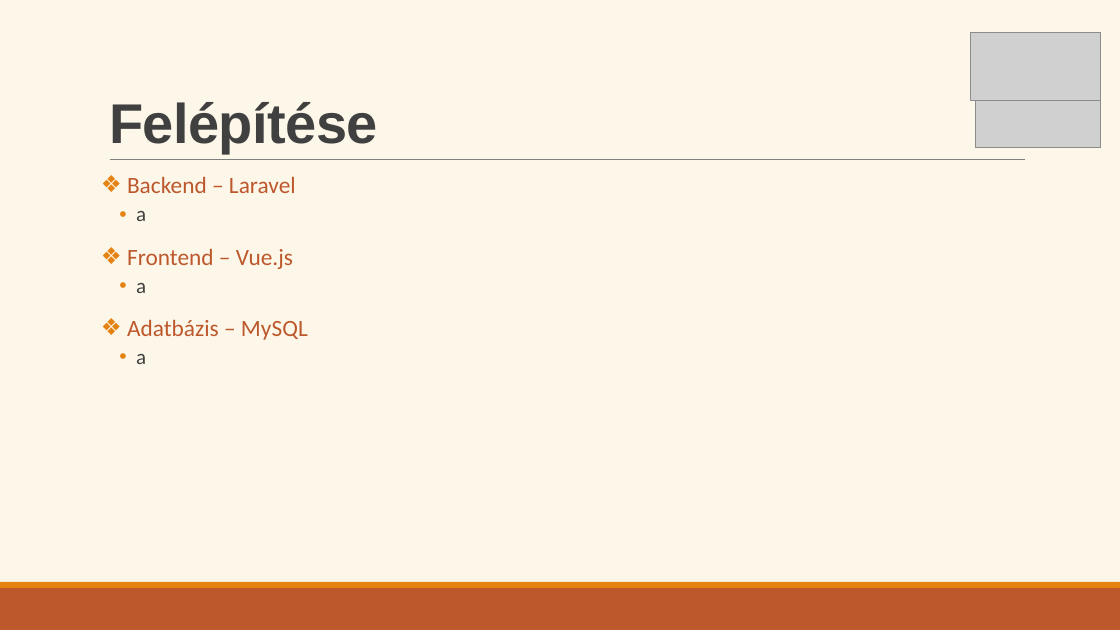
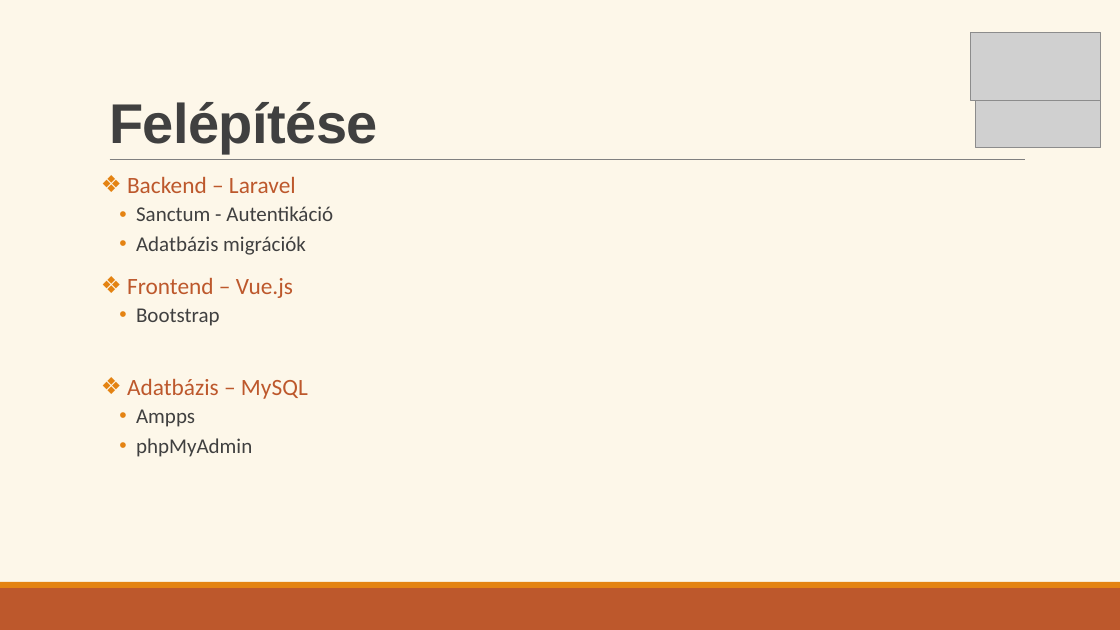
Before and after one commit to Ella50/13_S1_1_vizsgaremek, a slide deck: slide 6 of Dokumentációhoz/Prezentáció/eMenza_AtkariAriella_FarkasDominik.pptx. Drawn at 1120x630 pixels with LibreOffice and Linux fonts; fonts in the diff are those of the drawing; grey boxes stand for pictures. Boxes give left, top, right and bottom in pixels: in the first picture for what was removed or moved away, otherwise in the second. Text is boxed around its words. In the diff, an @@ line names an element or a change of style, - is before the commit and + after.

```diff
--- a/Dokumentációhoz/Prezentáció/eMenza_AtkariAriella_FarkasDominik.pptx
+++ b/Dokumentációhoz/Prezentáció/eMenza_AtkariAriella_FarkasDominik.pptx
@@ text at (136,206,333,255): text changed @@
-  • a
+  • Sanctum - Autentikáció
+  • Adatbázis migrációk
@@ text at (136,308,220,326): text changed @@
-  • a
+  • Bootstrap
@@ text at (136,409,252,457): text changed @@
-  • a
+  • Ampps
+  • phpMyAdmin
```
Also in this commit, not shown: 2 other slides changed, 2 slides added, 1 other file.
